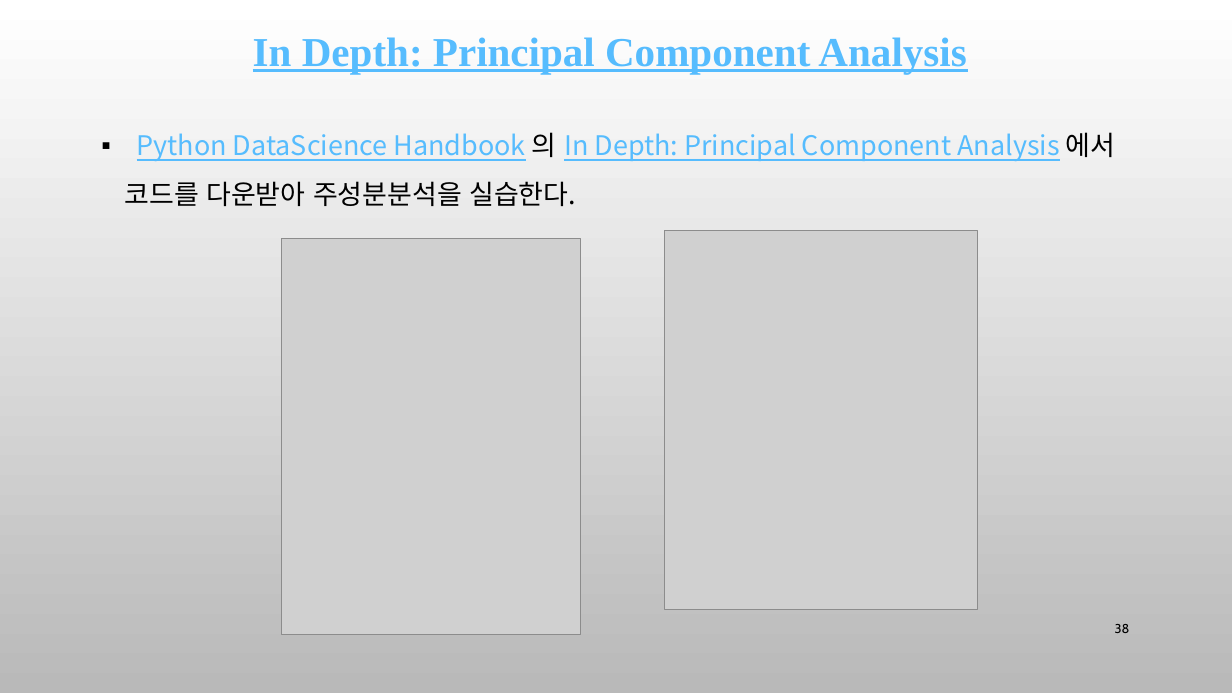
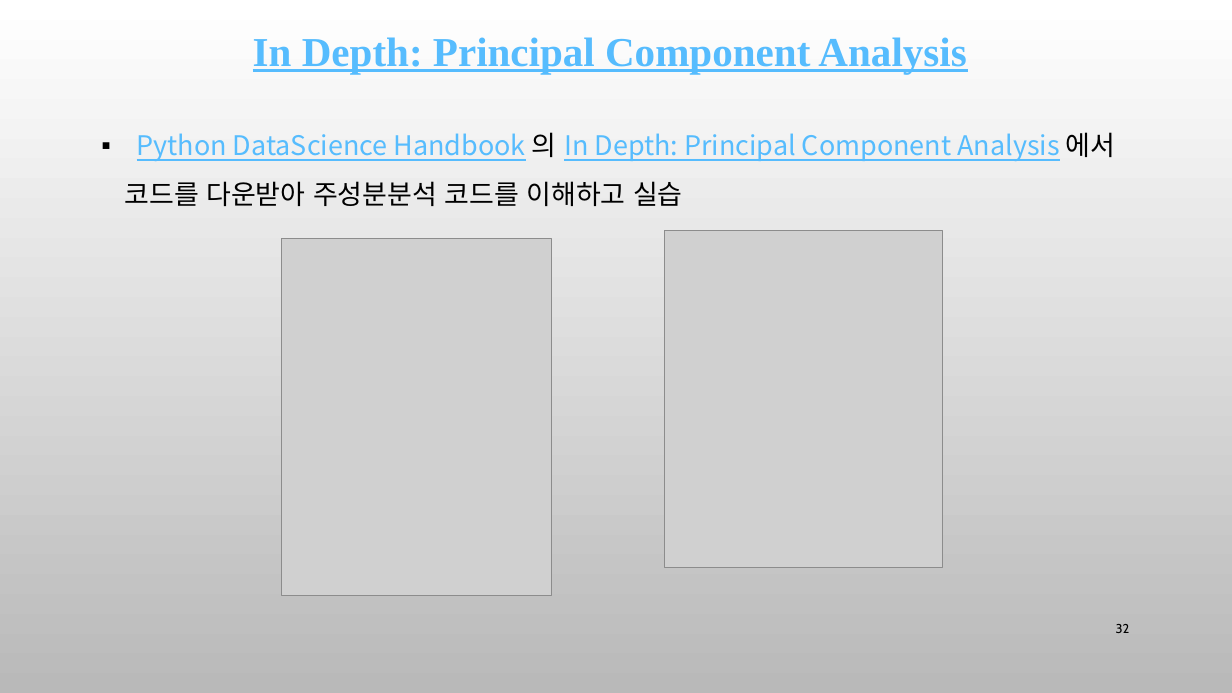
Before and after one commit to ancestor9/mathematics-for-machine-learning, a slide deck: slide 32 of Linear_Algebra/w5_PCA_linear_transformation.pptx (slide 38 before the commit). Drawn at 1232x693 pixels with LibreOffice and Linux fonts; fonts in the diff are those of the drawing; grey boxes stand for pictures; background and template pictures are left out. Boxes give left, top, right and bottom in pixels: in the first picture for what was removed or moved away, otherwise in the second. Text is boxed around its words. In the diff, an @@ line names an element or a change of style, - is before the commit and + after.

```diff
--- a/Linear_Algebra/w5_PCA_linear_transformation.pptx
+++ b/Linear_Algebra/w5_PCA_linear_transformation.pptx
@@ text at [125, 132, 1116, 206]: text changed @@
-▪ Python DataScience Handbook 의 In Depth: Principal Component Analysis 에서 코드를 다운받아 주성분분석을 실습한다.
+▪ Python DataScience Handbook 의 In Depth: Principal Component Analysis 에서 코드를 다운받아 주성분분석 코드를 이해하고 실습
@@ picture: place and size @@
-picture at [281, 238, 580, 634]
+picture at [281, 238, 551, 595]
@@ picture: place and size @@
-picture at [665, 231, 978, 611]
+picture at [665, 231, 943, 568]
@@ page number at [1116, 624, 1130, 633]: text changed @@
-38
+32
```
Also in this commit, not shown: 12 other slides changed, 2 slides added, 5 slides removed, 1 other file.
